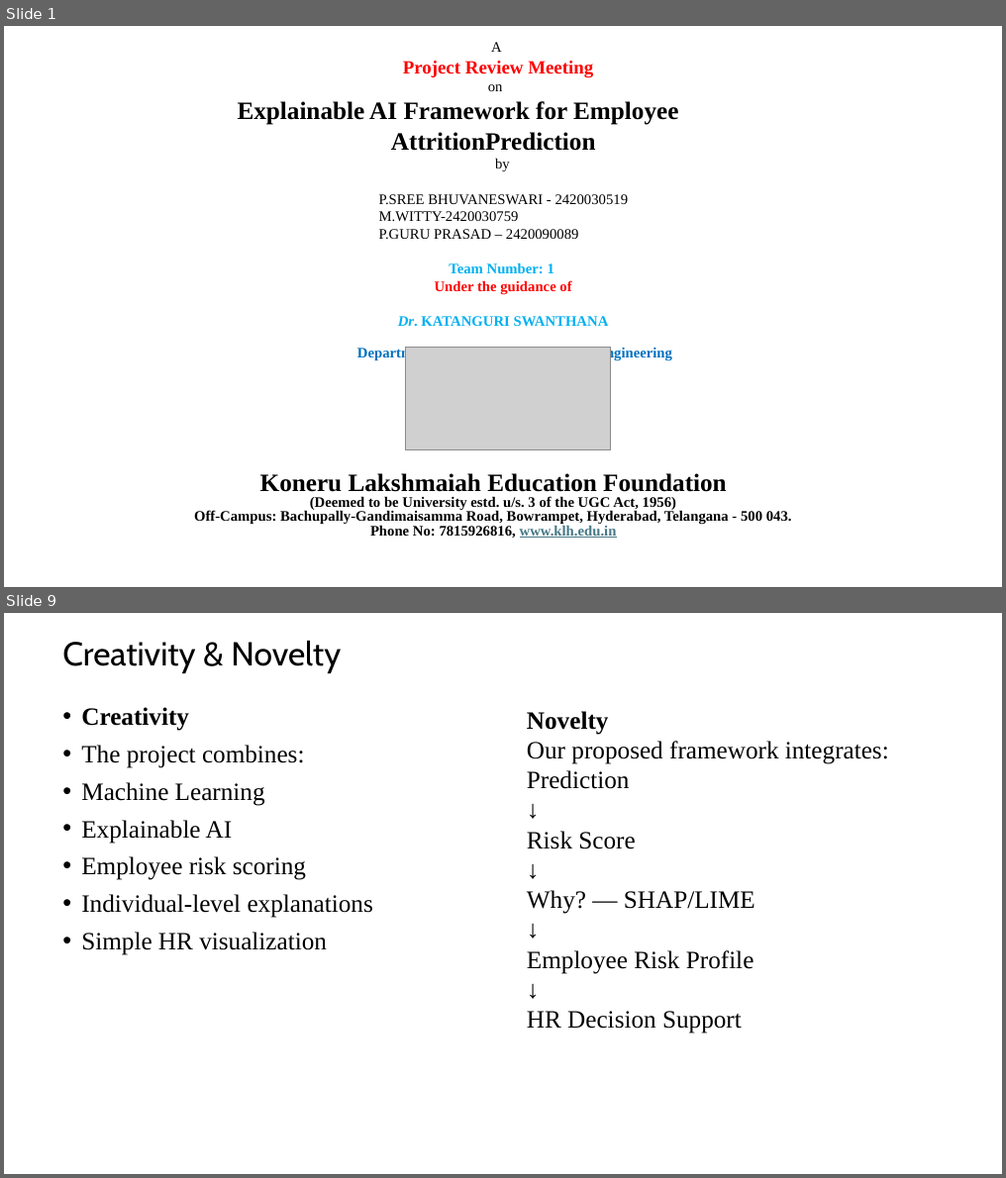
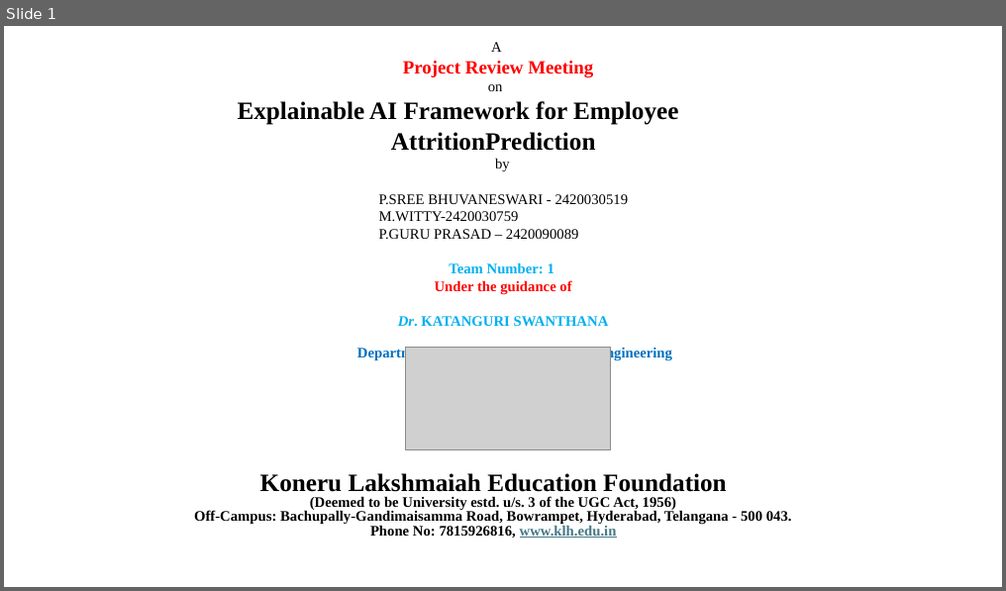
Before and after one commit to BHUVANA1007/KLH-CSE-2024-2420030519-Explainable-AI-Framework-for-Employee-Attrition-Prediction, a slide deck: docs/Presentation.pptx. Shown one above the other, each under a label of ours: slides 1 and 9 before the commit, slide 1 after it; the slides between them are not shown. The pictures are 1006x1178 and 1006x591 pixels, drawn with LibreOffice and Linux fonts; fonts in the diff are those of the drawing; grey boxes stand for pictures. Boxes give left, top, right and bottom in pixels: in the first picture for what was removed or moved away, otherwise in the second. Text is boxed around its words. In the diff, an @@ line names an element or a change of style, - is before the commit and + after.

Commit message:
Add employee attrition prediction ML and XAI implementation

```diff
--- a/docs/Presentation.pptx
+++ b/docs/Presentation.pptx
@@ slide 9 removed at (4, 613, 1002, 1174), background #FFFFFF @@
@@ title removed at (62, 640, 341, 673) @@
-Creativity & Novelty
@@ text removed at (81, 707, 373, 956) @@
-• Creativity
-• The project combines:
-• Machine Learning
-• Explainable AI
-• Employee risk scoring
-• Individual-level explanations
-• Simple HR visualization
@@ text removed at (527, 711, 889, 1034) @@
-Novelty
-Our proposed framework integrates:
-Prediction
-↓
-Risk Score
-↓
-Why? — SHAP/LIME
-↓
-Employee Risk Profile
-↓
-HR Decision Support
```
Also in this commit, not shown: 5 slides changed, 10 slides added, 6 other slides removed, 35 other files.
